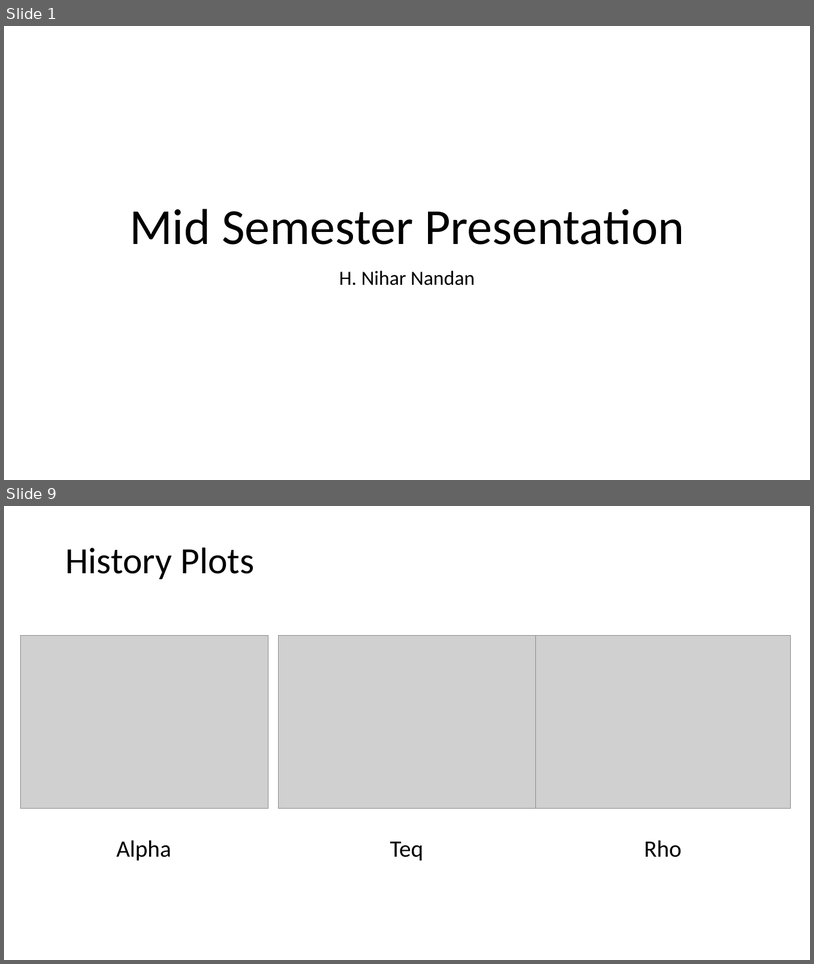
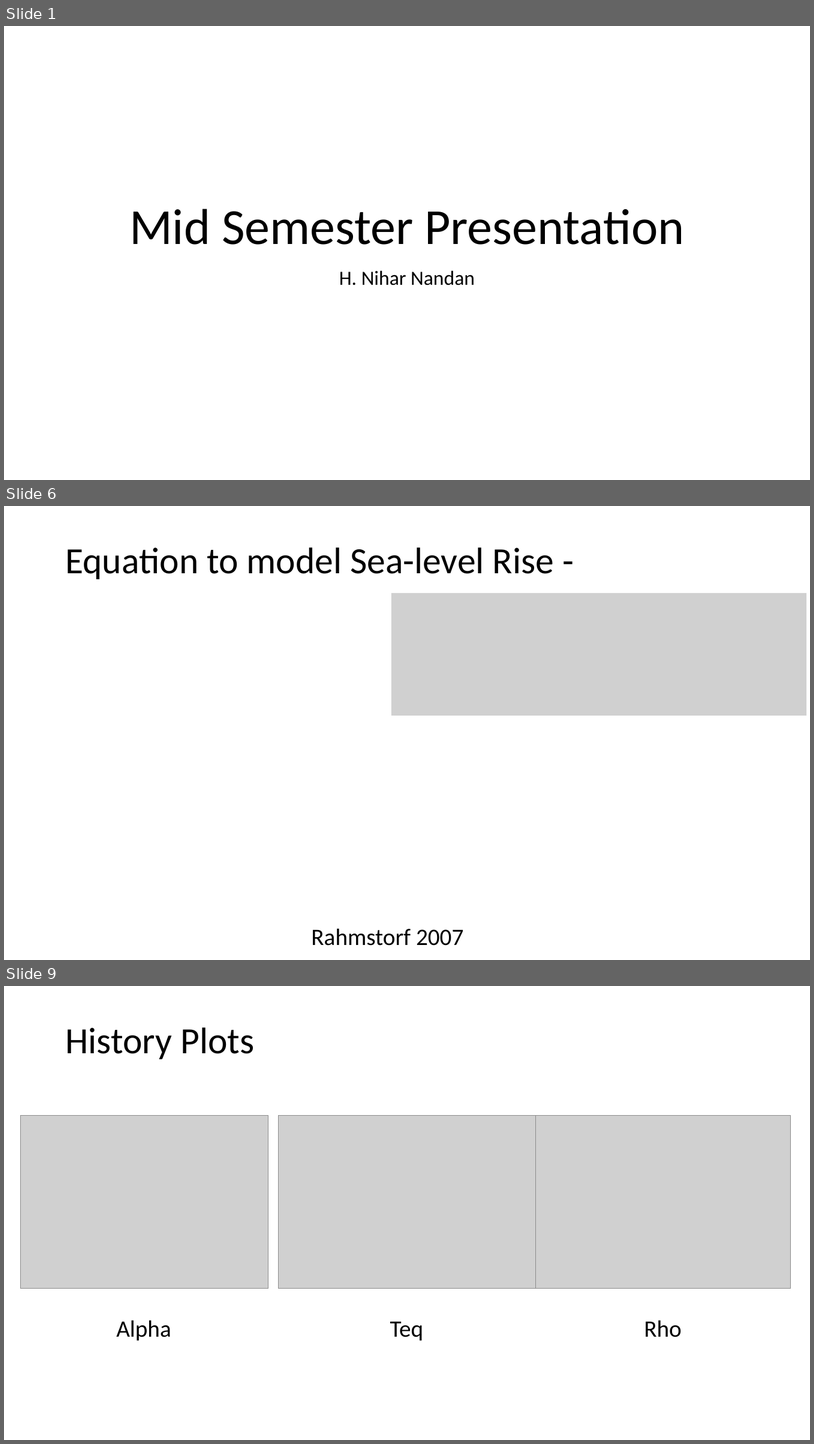
Before and after one commit to niharnandan/thesis, a slide deck: Mid Semester Presentation.pptx. Shown one above the other, each under a label of ours: slides 1 and 9 before the commit, slides 1, 6 and 9 after it; the slides between them are not shown. The pictures are 814x964 and 814x1444 pixels, drawn with LibreOffice and Linux fonts; fonts in the diff are those of the drawing; grey boxes stand for pictures. Boxes give left, top, right and bottom in pixels: in the first picture for what was removed or moved away, otherwise in the second. Text is boxed around its words. In the diff, an @@ line names an element or a change of style, - is before the commit and + after.

```diff
--- a/Mid Semester Presentation.pptx
+++ b/Mid Semester Presentation.pptx
@@ slide 6 added at (x1=4, y1=506, x2=810, y2=960), background #FFFFFF @@
@@ title added at (x1=65, y1=547, x2=554, y2=579), 44 pt, text #000000 @@
+Equation to model Sea-level Rise -
@@ picture added at (x1=392, y1=593, x2=807, y2=715) @@
@@ text added at (x1=311, y1=928, x2=464, y2=945), 28 pt, text #000000 @@
+Rahmstorf 2007
```
Also in this commit, not shown: 8 slides changed, 2 other slides added, 2 slides removed.
